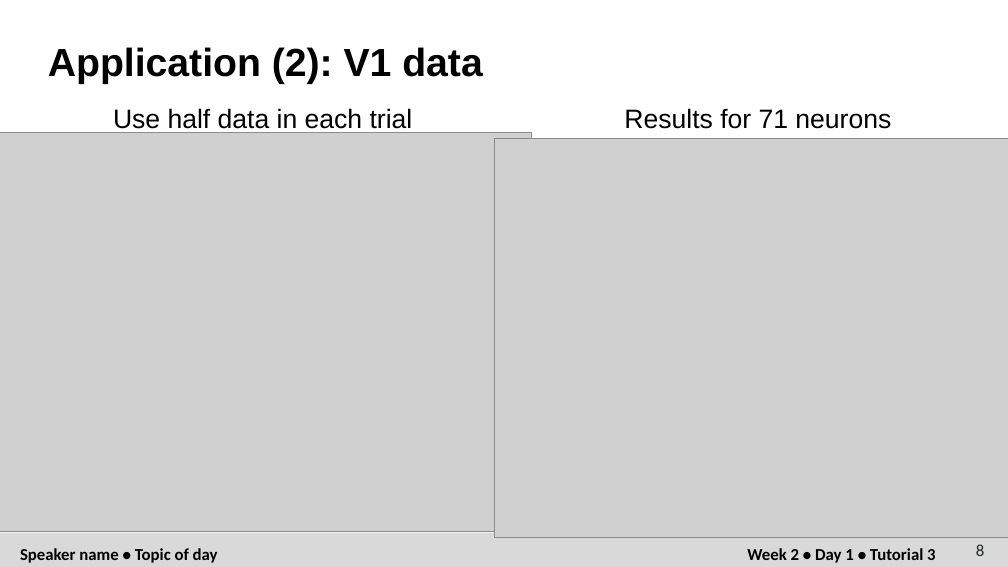
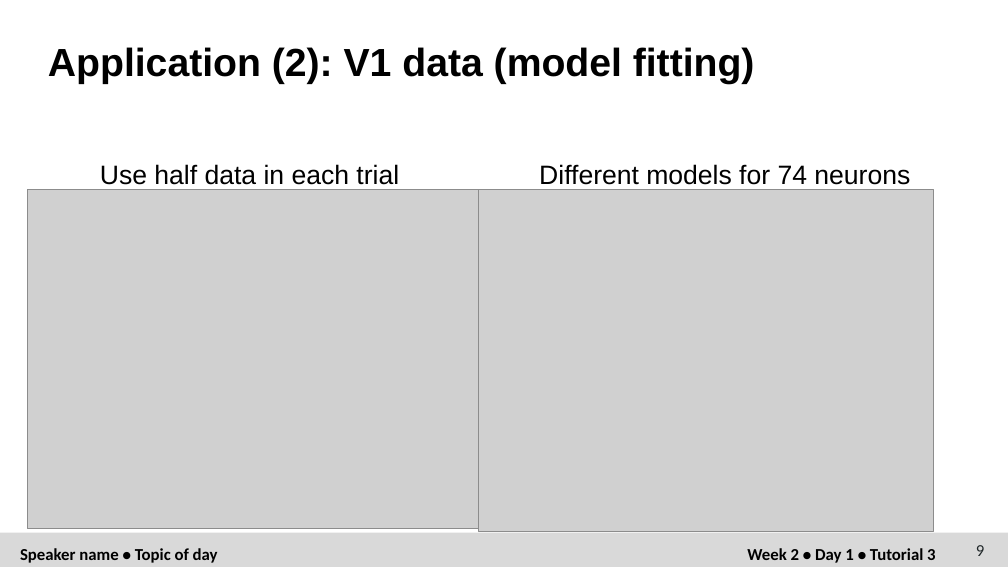
Before and after one commit to weigcdsb/COM_POISSON, a slide deck: slide 9 of documents/NMC/NMC4_splash_slide.pptx (slide 8 before the commit). Drawn at 1008x567 pixels with LibreOffice and Linux fonts; fonts in the diff are those of the drawing; grey boxes stand for pictures. Boxes give left, top, right and bottom in pixels: in the first picture for what was removed or moved away, otherwise in the second. Text is boxed around its words. In the diff, an @@ line names an element or a change of style, - is before the commit and + after.

```diff
--- a/documents/NMC/NMC4_splash_slide.pptx
+++ b/documents/NMC/NMC4_splash_slide.pptx
@@ text at [48, 47, 755, 84]: text changed @@
-Application (2): V1 data
+Application (2): V1 data (model fitting)
@@ text "Use half data in each ...": place and size @@
-text "Use half data in each ..." at [113, 108, 413, 133]
+text "Use half data in each ..." at [100, 164, 399, 190]
@@ text at [539, 164, 910, 190]: text changed @@
-Results for 71 neurons
+Different models for 74 neurons
@@ picture: place and size @@
-picture at [0, 133, 532, 531]
+picture at [27, 190, 479, 528]
@@ picture: place and size @@
-picture at [495, 138, 1008, 537]
+picture at [479, 190, 934, 531]
@@ page number at [976, 545, 984, 556]: text changed @@
-8
+9
```
Also in this commit, not shown: 1 other slide changed, 1 slide added.
